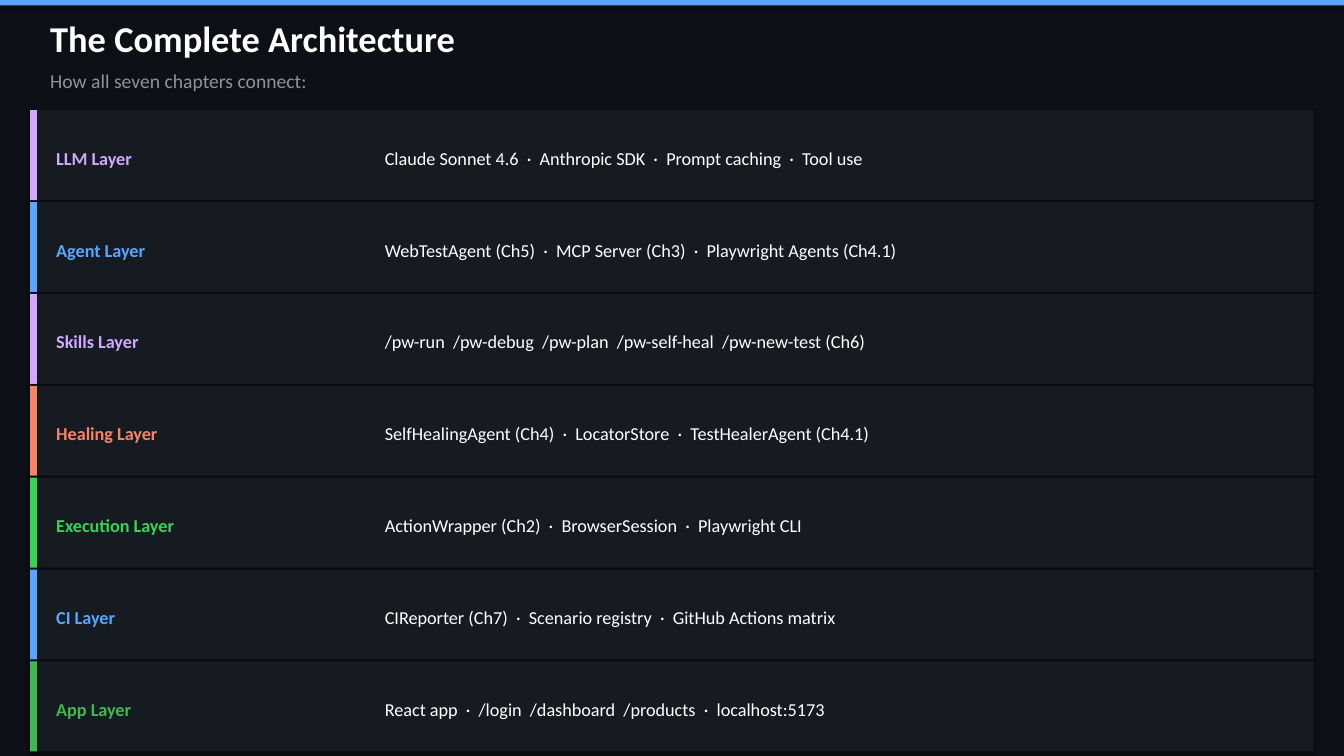
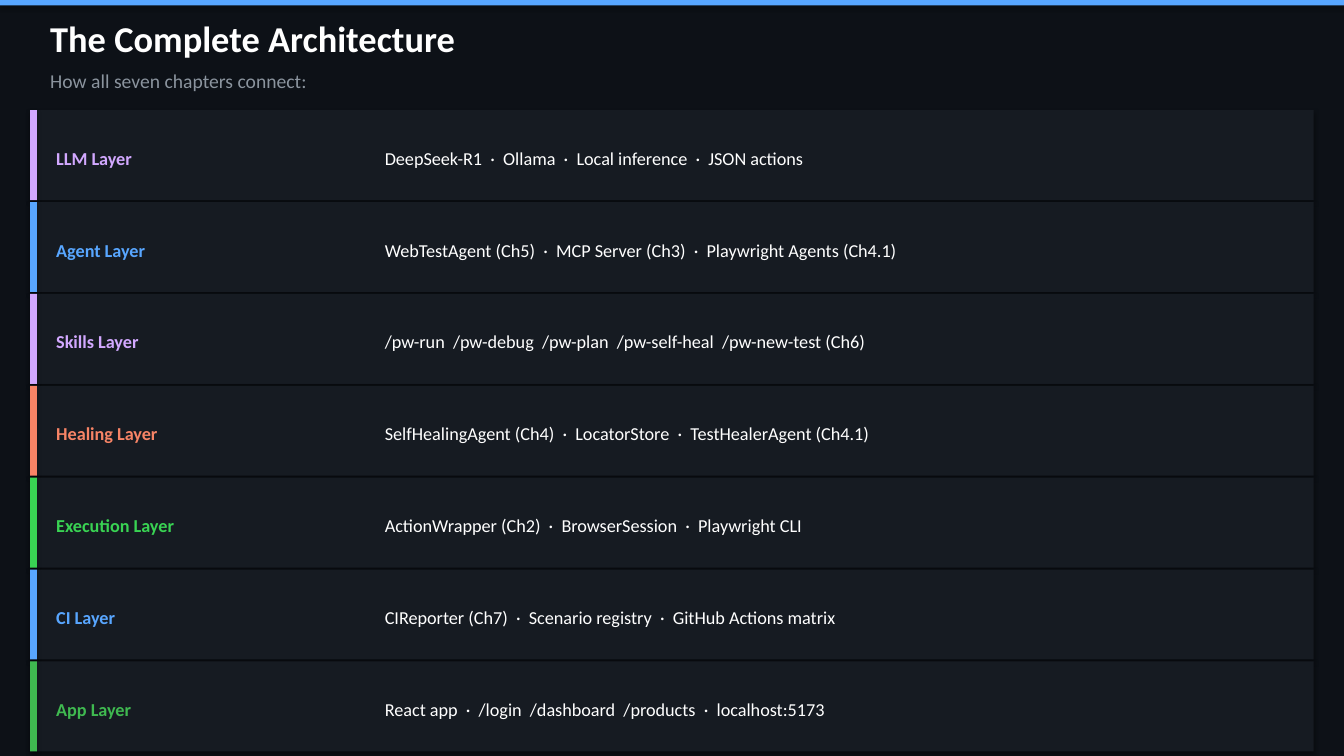
Before and after one commit to QA-Olympians-Academy/web-detective, a slide deck: slide 78 of web-detective-workshop.pptx. Drawn at 1344x756 pixels with LibreOffice and Linux fonts; fonts in the diff are those of the drawing. Boxes give left, top, right and bottom in pixels: in the first picture for what was removed or moved away, otherwise in the second. Text is boxed around its words. In the diff, an @@ line names an element or a change of style, - is before the commit and + after.

Commit message:
replace anthropic with ollama

```diff
--- a/web-detective-workshop.pptx
+++ b/web-detective-workshop.pptx
@@ text at [385, 152, 803, 168]: text changed @@
-Claude Sonnet 4.6 · Anthropic SDK · Prompt caching · Tool use
+DeepSeek-R1 · Ollama · Local inference · JSON actions
```
Also in this commit, not shown: 15 other slides changed, 1 slide added, 1 slide removed, 20 other files.
